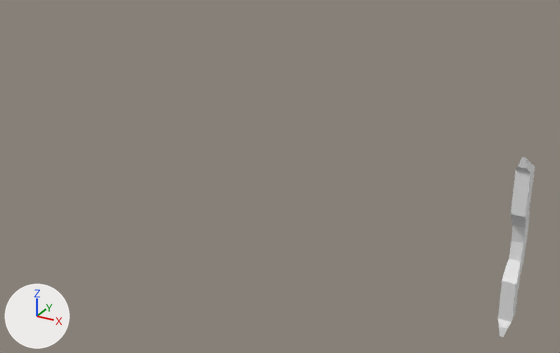
An edit to the Blender file handle.blend, drawn before and after from the same camera.
Before and after are seen from a camera (50 mm lens) standing at (7.0, -36.2, 20.9) and looking at (-15.3, 4.3, 0.7). Every picture has the same lights, and +X, +Y and +Z are marked at lower left.

In view in the first picture: 'handle'.
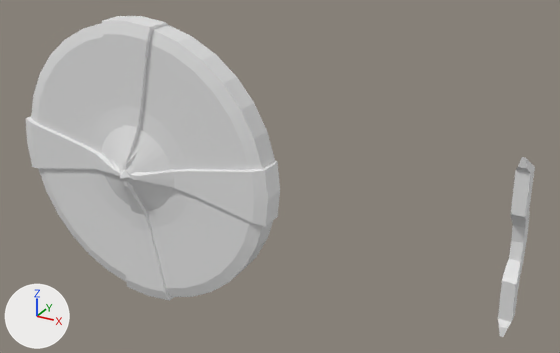
Commit message: created and added shield

Pixel boxes (x1, y1, x2, y2) of what changed, in the pictures (560 x 353 px):
```json
{"object": "shield", "change": "added", "after": [26, 16, 280, 301]}
```

Scene script edits in JSON lines:
```json
{"op": "add", "block": "mat_material_001", "code": ["mat_material_001 = principled_material('Material.001')", "mat_material_001.base_color = (0.8, 0.8, 0.8)  # white #e7e7e7"]}
{"op": "add", "block": "me_cylinder", "code": ["me_cylinder = bpy.data.meshes.new('Cylinder')", "me_cylinder.from_pydata(...)  # 433 vertices, 397 faces; spans x -1.03..1.03, y -1.02..1.02, z -2.5..3.61", "me_cylinder.materials.append(mat_material_001)  # its picture is missing"]}
{"op": "add", "block": "ob_shield", "code": ["ob_shield = bpy.data.objects.new('shield', me_cylinder)", "ob_shield.location = (-25.28, 3.13, 0.0)", "ob_shield.rotation_euler = (1.571, 0.0, 0.0)  # degrees (90, 0, 0)", "ob_shield.scale = (10.0, 10.0, 0.8)"]}
```
